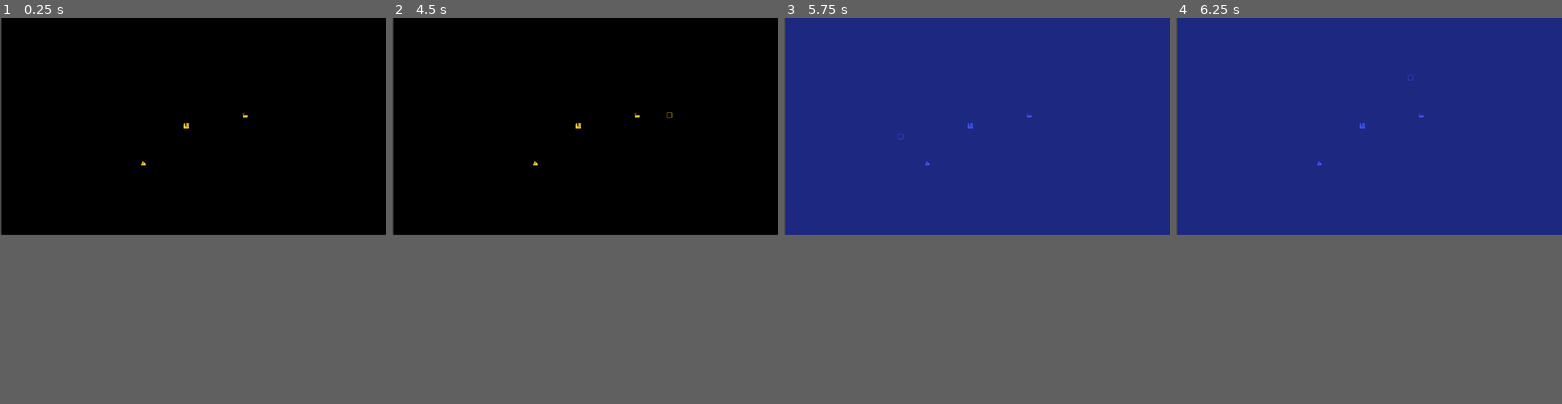
Above: before the commit, frames 1-4 (left to right).
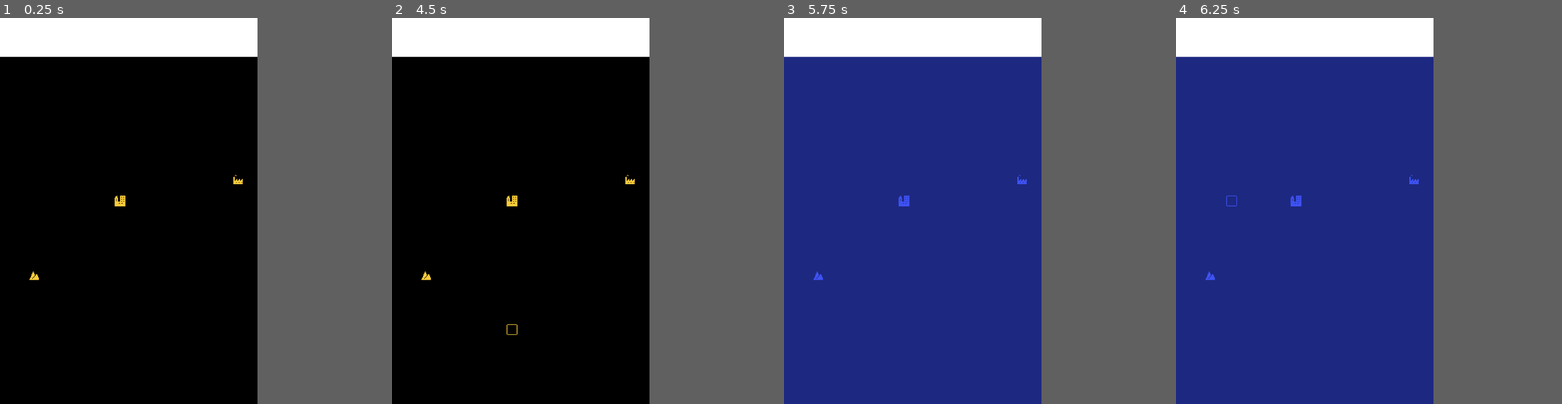
Above: after the commit, the same moments.

Repository: MightyPossum/feed-the-town
Game: Godot game, scene res://Assets/Scenes/map.tscn
The game is run twice, just before and just after one commit, with the same random seed, the same clock (stepped at 60 frames per second) and the same inputs. The project has no main scene, so this scene is started directly.
Inputs (mouse positions are in pixels of both pictures, inside the frame that each line leads up to):
- Up to frame 1 (0.25 s): no input
- Up to frame 2 (4.5 s): click (392, 29) at 0.5 s, where only the run after the commit has a clickable "TEXT"; click (392, 29) at 1.25 s, where only the run after the commit has a clickable "TEXT"; click (392, 29) at 2 s, where only the run after the commit has a clickable "TEXT"; click (392, 29) at 2.75 s, where only the run after the commit has a clickable "TEXT"; click (392, 29) at 3.5 s, where only the run after the commit has a clickable "TEXT"; tap Enter at 4.25 s; move the mouse to (669, 114) at 4.27 s; press the mouse at (669, 114) at 4.28 s; hold D (right) from 4.28 s (still down)
- Up to frame 3 (5.75 s): tap Space at 5 s; move the mouse to (899, 137) at 5.02 s; release D (right) at 5.03 s; release the mouse at (899, 137) at 5.03 s; hold S (down) from 5.03 s (still down); tap O (change_color) at 5.1 s; click (899, 137) at 5.3 s
- Up to frame 4 (6.25 s): tap Enter at 5.75 s; move the mouse to (1407, 79) at 5.77 s; release S (down) at 5.78 s; press the mouse at (1407, 79) at 5.78 s; hold D (right) from 5.78 s (still down)
In our replay, the window is 799x449 before the commit and 533x799 after it. These sizes can differ from the game's own. Grey fills any space a smaller window leaves; there, only what the larger window draws over its background counts as a difference.

The runs differ from the first frame. In frame 1, 7.1% of the frame differs, in the area x 0-67%, y 0-68%; in frame 2, 7.1%, in the area x 0-73%, y 0-83%; in frame 3, 7.1%; in frame 4, 7.1%.

Commit message:
I dont understand Godot UI, nothing works! :D

Diff:
--- /dev/null
+++ b/Assets/Scenes/gui.tscn
@@ -0,0 +1,59 @@
+[gd_scene format=3 uid="uid://b6frtos7xmgi2"]
+
+[node name="Camera2D" type="Camera2D"]
+position = Vector2(565, 343)
+scale = Vector2(1e-05, 1e-05)
+zoom = Vector2(2, 2)
+
+[node name="Control" type="Control" parent="."]
+layout_mode = 3
+anchors_preset = 0
+offset_left = -1.92e+07
+offset_top = -2.88e+07
+offset_right = 1.92e+07
+offset_bottom = 2.88e+07
+
+[node name="ColorRect" type="ColorRect" parent="Control"]
+layout_mode = 1
+anchors_preset = -1
+anchor_right = 1.0
+anchor_bottom = 0.099
+offset_bottom = 97600.0
+
+[node name="HBoxContainer" type="HBoxContainer" parent="Control"]
+layout_mode = 1
+anchors_preset = -1
+anchor_right = 1.0
+anchor_bottom = 0.101
+offset_bottom = -17599.5
+theme_override_constants/separation = 10
+
+[node name="Button" type="Button" parent="Control/HBoxContainer"]
+layout_mode = 2
+theme_override_constants/h_separation = 0
+text = "TEXT
+"
+
+[node name="Button2" type="Button" parent="Control/HBoxContainer"]
+layout_mode = 2
+theme_override_constants/h_separation = 0
+text = "TEXT
+"
+
+[node name="Button3" type="Button" parent="Control/HBoxContainer"]
+layout_mode = 2
+theme_override_constants/h_separation = 0
+text = "TEXT
+"
+
+[node name="Button4" type="Button" parent="Control/HBoxContainer"]
+layout_mode = 2
+theme_override_constants/h_separation = 0
+text = "TEXT
+"
+
+[node name="Button5" type="Button" parent="Control/HBoxContainer"]
+layout_mode = 2
+theme_override_constants/h_separation = 0
+text = "TEXT
+"
--- a/Assets/Scenes/map.tscn
+++ b/Assets/Scenes/map.tscn
@@ -9,6 +9,7 @@
 [ext_resource type="Texture2D" uid="uid://t852c2xwiofw" path="res://Assets/Art/Sprite_06.png" id="6_xee8t"]
 [ext_resource type="Texture2D" uid="uid://bk3jh4pfq7n2y" path="res://Assets/Art/Sprite_07.png" id="7_37drx"]
 [ext_resource type="Texture2D" uid="uid://6khvuf1g23tn" path="res://Assets/Art/Sprite_08.png" id="8_f1i3c"]
+[ext_resource type="PackedScene" uid="uid://b6frtos7xmgi2" path="res://Assets/Scenes/gui.tscn" id="10_ccujc"]
 
 [sub_resource type="TileSetAtlasSource" id="TileSetAtlasSource_vbyi5"]
 texture = ExtResource("1_4mii3")
@@ -147,5 +148,4 @@
 layer_4/tile_data = PackedInt32Array()
 script = ExtResource("2_434ni")
 
-[node name="Camera2D" type="Camera2D" parent="."]
-position = Vector2(572, 330)
+[node name="Camera2D" parent="." instance=ExtResource("10_ccujc")]
--- a/Assets/Scripts/map.gd
+++ b/Assets/Scripts/map.gd
@@ -30,9 +30,9 @@
 	if selected_tile == null:
 		select_tile(4)
 	set_process_input(true)
-	Input.set_mouse_mode(Input.MOUSE_MODE_HIDDEN)
+	Input.set_mouse_mode(Input.MOUSE_MODE_CONFINED_HIDDEN)
 	if !mouse_control:
-		tile_coords = Vector2i(10,10)
+		tile_coords = Vector2i(34,21)
 		set_cell(selector_layer, tile_coords, color, Vector2i(0,1))
 	pass
 
@@ -50,7 +50,7 @@
 		select_tile(4)
 	if Input.is_action_just_released("rotate_tile"):
 		rotate_tile()
-	if Input.is_action_just_released("place_tile"):
+	if Input.is_action_pressed("place_tile"):
 		place_tile(selected_tile)
 
 	if Input.is_action_just_released("change_color"):
@@ -71,6 +71,10 @@
 
 
 func _input(event):
+
+	if event.is_action_pressed("ui_cancel"):
+		get_tree().quit()
+
 	if event is InputEventMouseMotion and mouse_control:
 		mouse_position = event.position
 		local_mouse_position = to_local(mouse_position)
--- a/project.godot
+++ b/project.godot
@@ -20,7 +20,10 @@
 
 [display]
 
-window/stretch/scale_mode="integer"
+window/size/viewport_width=768
+window/size/viewport_height=1152
+window/size/resizable=false
+window/handheld/orientation=1
 
 [input]
 
Binary file added: Assets/Art/Icons_01.png
Not shown, added: Assets/Art/Icons_01.png.import
Binary file added: Assets/Art/Icons_02.png
Not shown, added: Assets/Art/Icons_02.png.import
Binary file added: Assets/Art/Icons_03.png
Not shown, added: Assets/Art/Icons_03.png.import
Binary file added: Assets/Art/Icons_04.png
Not shown, added: Assets/Art/Icons_04.png.import
Binary file added: Assets/Art/Icons_05.png
Not shown, added: Assets/Art/Icons_05.png.import
Binary file added: Assets/Art/Icons_06.png
Not shown, added: Assets/Art/Icons_06.png.import
(and 5 more such lines)
